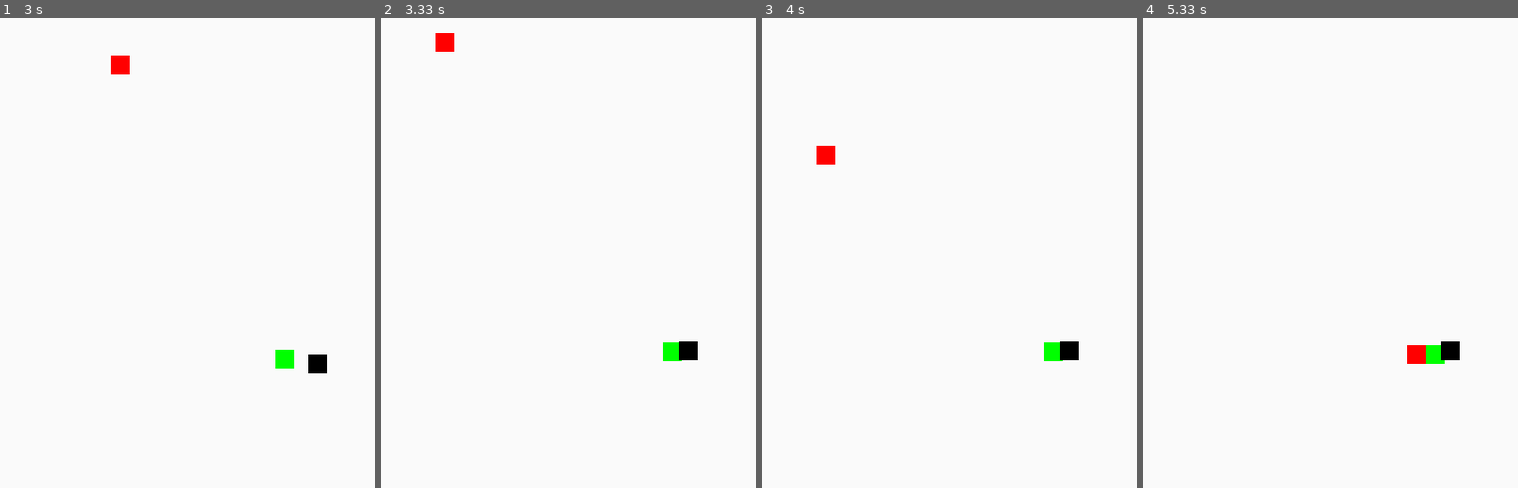
Above: before the commit, frames 1-4 (left to right).
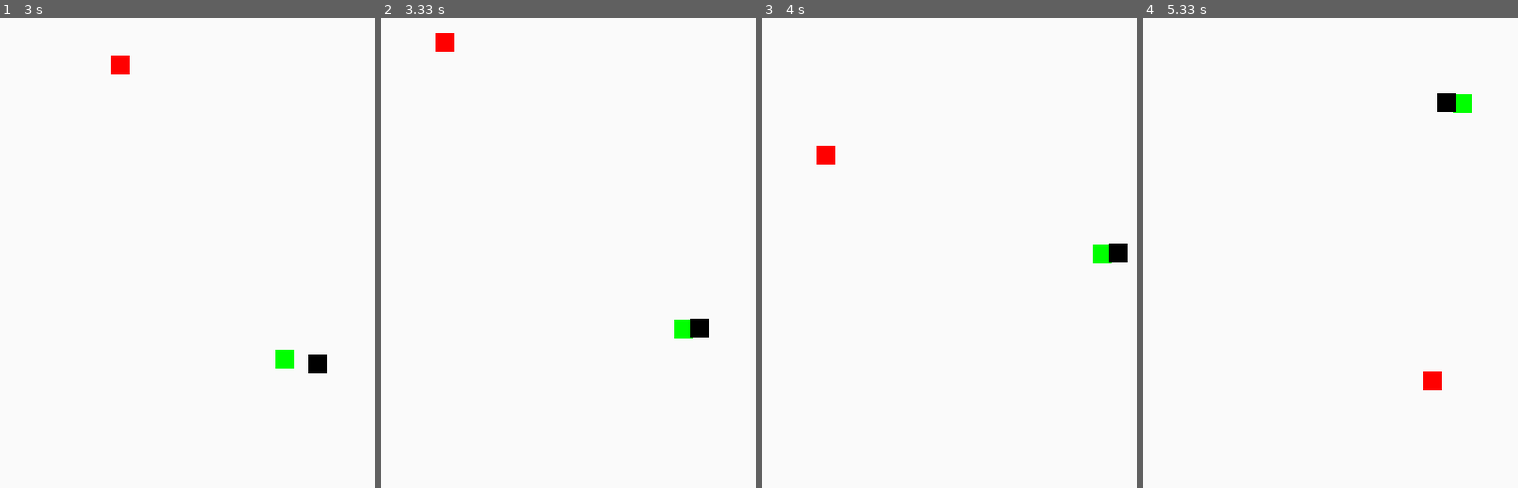
Above: after the commit, the same moments.

Repository: alexandroid000/self-assembly
Game: pygame game, started from weaselbot_sim/sandbox.py
The game is run twice, just before and just after one commit, with the same random seed, the same clock (stepped at 60 frames per second) and the same inputs.
Inputs:
- Up to frame 1 (3 s): no input
- Up to frame 2 (3.33 s): no input
- Up to frame 3 (4 s): no input
- Up to frame 4 (5.33 s): no input

Frame 1 is identical in both runs. In frame 2, 0.7% of the frame differs, in the area x 75-88%, y 64-73%; in frame 3, 0.7%; in frame 4, 1.1%, in the area x 70-88%, y 16-80%.

Commit message:
merged collision works (kinda)!

Diff:
--- a/weaselbot_sim/sandbox.py
+++ b/weaselbot_sim/sandbox.py
@@ -24,7 +24,6 @@
         self.movex = xspeed #assume initial velocity
         self.movey = yspeed
         #get dimensions of screen
-        self.screen = screen
         self.wscreen, self.hscreen = pygame.display.get_surface().get_size()
         self.x0pos = random.randint(0, self.wscreen-width)
         self.y0pos = random.randint(0, self.hscreen-height)
@@ -55,12 +54,56 @@
 #         self.listofweasels.append(bot1)
 #         self.listofweasels.append(bot2)
 
+
+
+class WeaselBotsGroup():
+    def __init__(self):
+        self.listofweasels = []
+    def add(self, bot):
+        self.listofweasels.append(bot)
+    #handle collision here
+    def update(self):
+        collisions = []
+        for i in self.listofweasels:
+            #makes a list of collisions
+            if i.collision:
+                collisions.append(i)
+            #otherwise, procede normally
+            else:
+                i.movement()
+        #checks for collisions, which will be adjusted in the next pass
+        for i in self.listofweasels:
+            for j in self.listofweasels:
+                #makes sure they're not the same object and if collision has previously occured
+                if i == j or (i.collision == True and j.collision == True):
+                    break;
+                #sees if x,y positions match
+                for jxpos in range(j.x0pos, j.x0pos+j._width):
+                    if i.x0pos <= jxpos <= i.x0pos+i._width:
+                        for jypos in range(j.y0pos, j.y0pos+j._height):
+                            if i.y0pos <= jypos <= i.y0pos+i._height:
+                                j.collision = True
+                                i.collision = True
+
+        #if collisions occur, make a new weaselbot object and add it to the list
+        if collisions:
+            mergedbot = collision_merge(collisions)
+            del collisions
+
+    def draw(self, screen):
+        for i in self.listofweasels:
+            i.draw(screen)
+
 #each object acts identically so they appear (on the screen) to be one object
 def collision_merge(collisions):
     for i in collisions:
         for j in collisions:
             #makes sure they're not the same object and if collision has previously occured
-            if i == j or (i.merged == True and j.merged == True):
+            if i == j:
+                break;
+            elif (i.merged == True and j.merged == True):
+                j.movement()
+                i.movement()
                 break;
             bot1 = i
             bot2 = j
@@ -82,44 +125,9 @@
             bot2.collision = False
             bot1.merged = True
             bot2.merged = True
-            break;
 
-class WeaselBotsGroup():
-    def __init__(self):
-        self.listofweasels = []
-    def add(self, bot):
-        self.listofweasels.append(bot)
-    #handle collision here
-    def update(self):
-        collisions = []
-        for i in self.listofweasels:
-            #makes a list of collisions
-            if i.collision:
-                collisions.append(i)
-            #otherwise, procede normally
-            else:
-                i.movement()
-        #checks for collisions
-        for i in self.listofweasels:
-            for j in self.listofweasels:
-                #makes sure they're not the same object and if collision has previously occured
-                if i == j or (i.collision == True and j.collision == True):
-                    break;
-                #sees if x,y positions match
-                for jxpos in range(j.x0pos, j.x0pos+j._width):
-                    if i.x0pos <= jxpos <= i.x0pos+i._width:
-                        for jypos in range(j.y0pos, j.y0pos+j._height):
-                            if i.y0pos <= jypos <= i.y0pos+i._height:
-                                j.collision = True
-                                i.collision = True
-        #if collisions occur, make a new weaselbot object and add it to the list
-        if collisions:
-            mergedbot = collision_merge(collisions)
-            del collisions
-
-    def draw(self, screen):
-        for i in self.listofweasels:
-            i.draw(screen)
+def merge_move(bot1, bot2):
+    pass
 
 def main():
     pygame.init()
@@ -145,7 +153,8 @@
     #create game clock
     clock = pygame.time.Clock()
     #Game loop
-    while 1:
+    done = False
+    while not done:
         #increment clock
         clock.tick(60)
         #update screen
@@ -155,7 +164,11 @@
         screen.blit(background, (0, 0))
         weaselbots.draw(screen)
         pygame.display.flip()
-
+        for event in pygame.event.get():
+            if event.type == pygame.QUIT:
+                pygame.quit()
+                done = True
+                break;
 
     pygame.quit()
 
